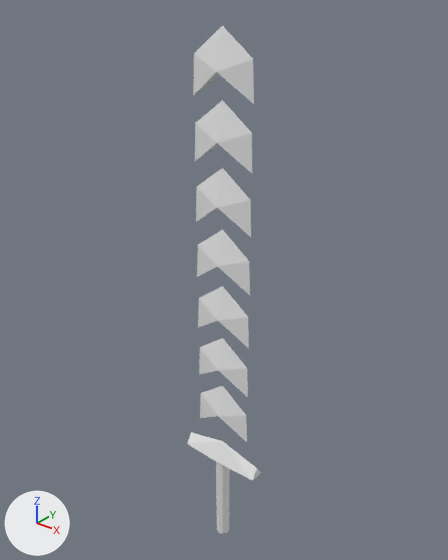
One commit to the Blender file Assets/models/my_char_sword.blend: the scene before it, then after it.
One viewpoint serves both versions: a 50 mm lens placed at (21.7, -27.0, 34.4), pointed at (-0.7, 1.1, 17.0). The lights are fixed; the arrows at lower left show +X, +Y and +Z.
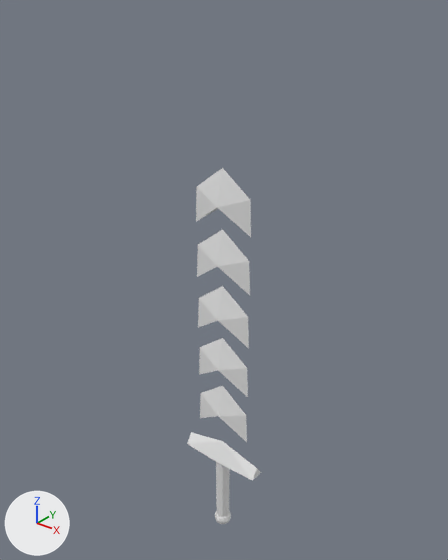
The newer file is also rescaled (x0.8) as a whole; pictures and numbers use the older file's frame.

Location of each change, [x1, y1, x2, y2] in pixels of the pictures (448 x 560 px; the box of a moved part takes in the faces that stretch with it):
```json
{"object": "Cylinder", "change": "reshaped", "before": [187, 25, 261, 534], "after": [187, 168, 261, 524], "on screen": "30% shorter"}
{"part": 1, "of": "me_cylinder", "change": "added", "after": [215, 511, 231, 524]}
{"part": 2, "of": "me_cylinder", "change": "deleted", "before": [195, 100, 252, 173]}
{"part": 3, "of": "me_cylinder", "change": "deleted", "before": [193, 25, 254, 104]}
{"part": 4, "of": "me_cylinder", "change": "moved or reshaped", "before": [216, 462, 230, 534], "after": [216, 462, 230, 517]}
```

The change, as JSON lines over the scene's bpy script:
```json
{"block": "me_cylinder", "where": "me_cylinder.from_pydata(...)  # 78 vertices, 95 faces; spans x -3.0..3.0, y -0.62..0.62, z -1.0..9.21"}
{"block": "me_cylinder", "where": "# used by ob_cylinder; location = (0.0, 0.0, 0.0); scale = (1.0, 1.0, 3.5)"}
{"block": "me_cylinder", "where": "# verts and faces of me_cylinder; kept vertices keep their numbers, new ones are numbered from 78"}
{"block": "me_cylinder", "where": "# before: 0 (0.0, 0.5, -1.0), 2 (0.29, 0.4, -1.0) at pixel (229, 527), 4 (0.48, 0.15, -1.0) at pixel (229, 530), 6 (0.48, -0.15, -1.0) at pixel (226, 533), 8 (0.29, -0.4, -1.0) at pixel (222, 533)"}
{"block": "me_cylinder", "where": "# before: 10 (0.0, -0.5, -1.0) at pixel (218, 532), 12 (-0.29, -0.4, -1.0) at pixel (216, 530), 14 (-0.48, -0.15, -1.0) at pixel (216, 526), 16 (-0.48, 0.15, -1.0), 18 (-0.29, 0.4, -1.0)"}
{"block": "me_cylinder", "change": "me_cylinder part 1: a new loose piece, an icosphere of 80 faces spanning x -0.6..0.6, y -0.63..0.63, z -0.79..-0.43"}
{"block": "me_cylinder", "change": "me_cylinder part 2: the loose piece of 7 vertices spanning x -2.1..2.1, y -0.5..0.5, z 7.07..8.14 is deleted"}
{"block": "me_cylinder", "change": "me_cylinder part 3: the loose piece of 7 vertices spanning x -2.1..2.1, y -0.5..0.5, z 8.14..9.21 is deleted"}
{"block": "me_cylinder", "change": "me_cylinder part 4"}
{"op": "add", "block": "me_cylinder", "code": "for i in [0, 2, 4, 6, 8, 10, 12, 14, 16, 18]: verts[i] += (0.0, 0.0, 0.49)"}
```
